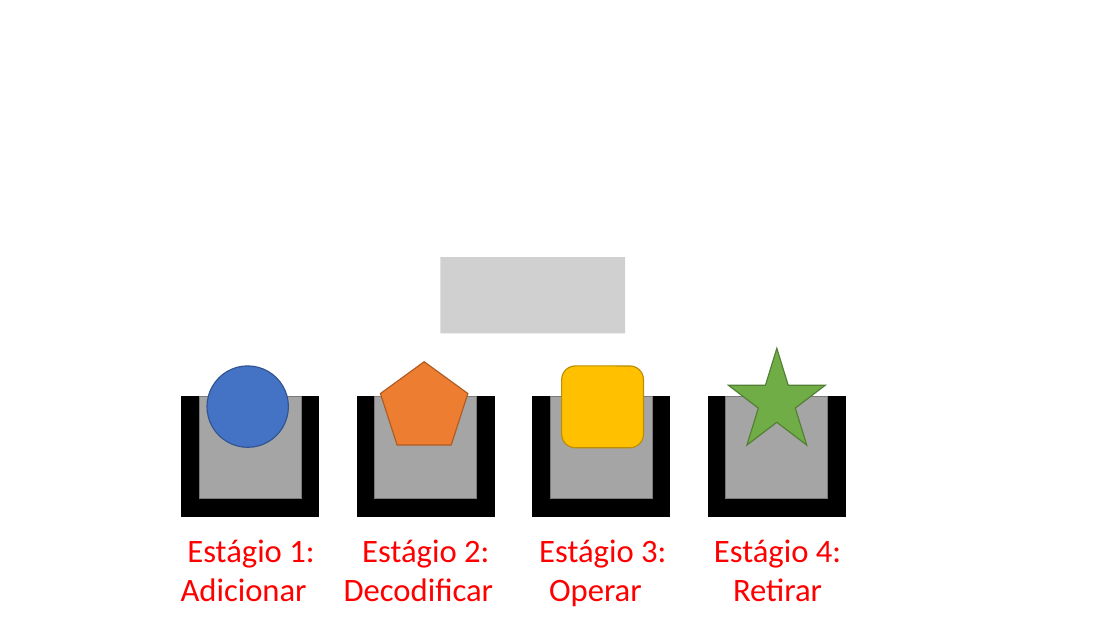
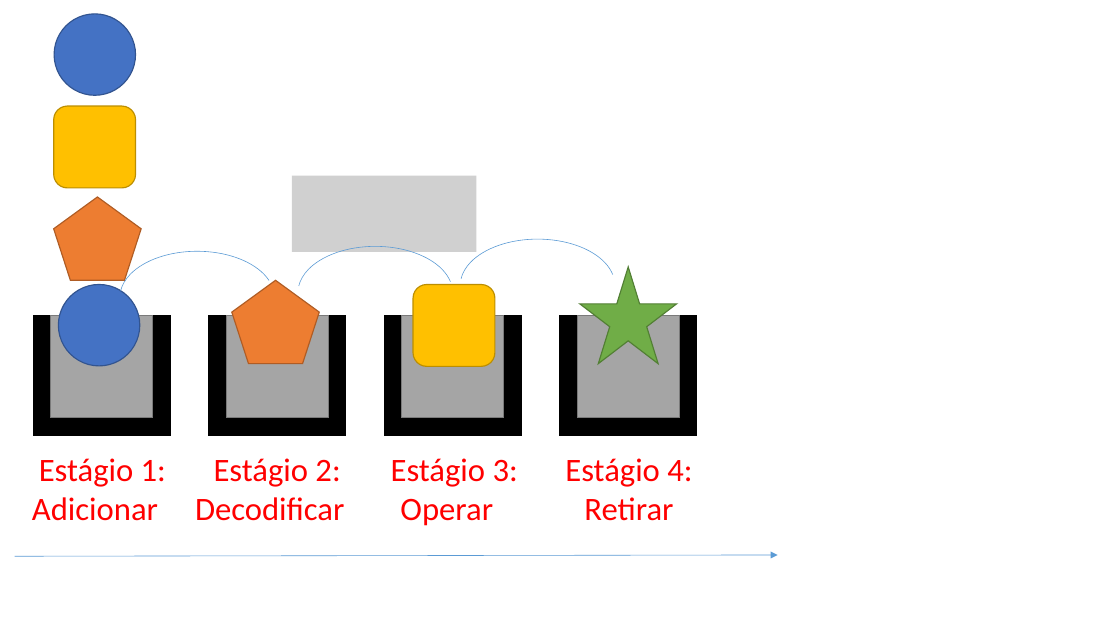
Before and after one commit to lucaslrodri/tcc_ufba, a slide deck: slide 14 of Word/Figuras.pptx. Drawn at 1120x630 pixels with LibreOffice and Linux fonts; fonts in the diff are those of the drawing; grey boxes stand for pictures. Boxes give left, top, right and bottom in pixels: in the first picture for what was removed or moved away, otherwise in the second. Text is boxed around its words. In the diff, an @@ line names an element or a change of style, - is before the commit and + after.

```diff
--- a/Word/Figuras.pptx
+++ b/Word/Figuras.pptx
@@ group added at (54, 14, 476, 281): 1 picture, 1 pentagon, 1 rounded rectangle, 1 ellipse @@
@@ arc (boxed as its full ellipse) added at (460, 239, 615, 332), outline #5B9BD5 0.5 pt @@
@@ arc (boxed as its full ellipse) added at (120, 251, 275, 344), outline #5B9BD5 0.5 pt @@
@@ arc (boxed as its full ellipse) added at (298, 246, 453, 339), outline #5B9BD5 0.5 pt @@
@@ picture removed at (440, 257, 625, 334) @@
@@ 8 rectangles, 4 texts, 1 ellipse, 1 pentagon, 1 rounded rectangle, 1 star: place and size @@
-8 rectangles, 4 texts, 1 ellipse, 1 pentagon, 1 rounded rectangle, 1 star at (181, 349, 845, 607)
+8 rectangles, 4 texts, 1 ellipse, 1 pentagon, 1 rounded rectangle, 1 star at (32, 267, 697, 526)
@@ arrow added from (15, 556) to (778, 555), #5B9BD5 0.5 pt @@
```
Also in this commit, not shown: 1 other slide changed, 2 slides added, 2 other files.
